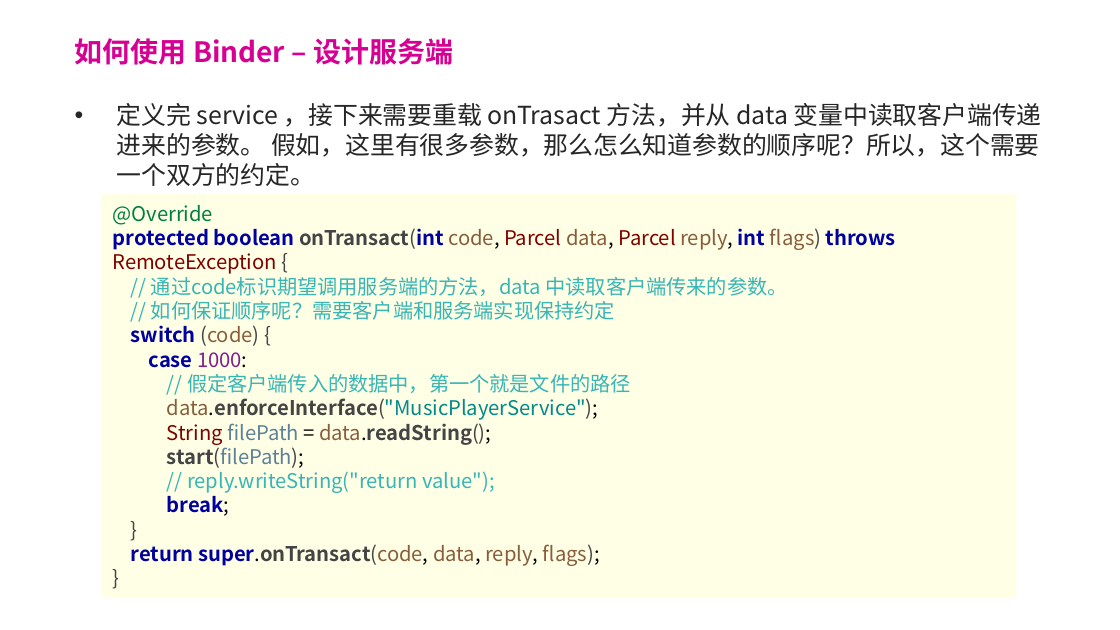
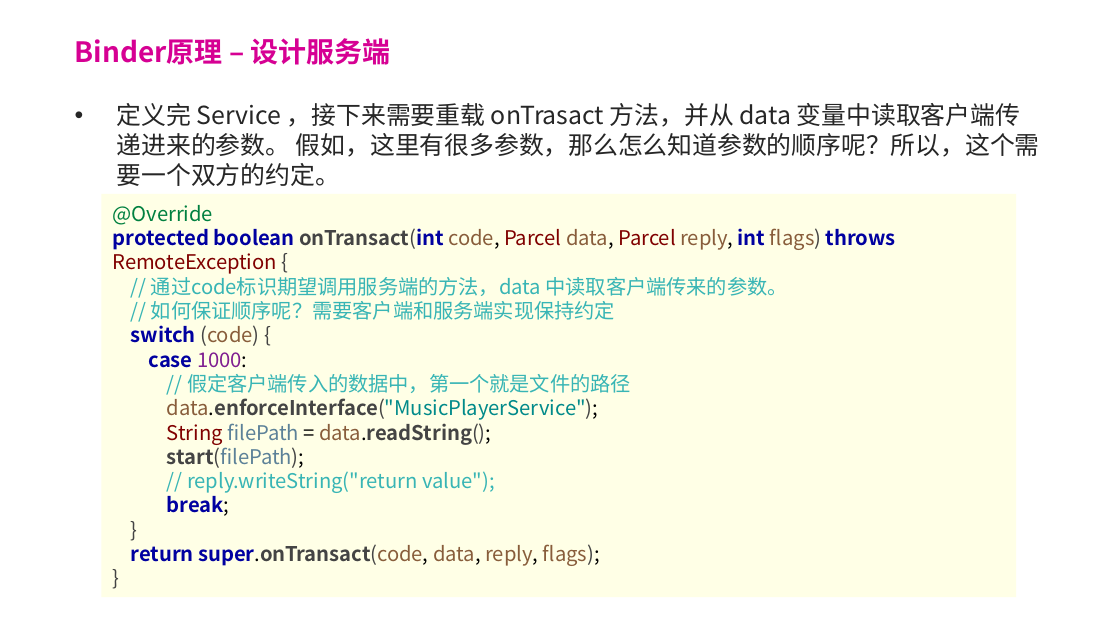
Before and after one commit to forsail/Study, a slide deck: slide 16 of notes/binder/binder简介.pptx (slide 15 before the commit). Drawn at 1120x630 pixels with LibreOffice and Linux fonts; fonts in the diff are those of the drawing; background and template pictures are left out. Boxes give left, top, right and bottom in pixels: in the first picture for what was removed or moved away, otherwise in the second. Text is boxed around its words. In the diff, an @@ line names an element or a change of style, - is before the commit and + after.

Commit message:
[binder] 完成ppt

```diff
--- a/notes/binder/binder简介.pptx
+++ b/notes/binder/binder简介.pptx
@@ title at [75, 38, 391, 65]: text changed @@
-如何使用 Binder – 设计服务端
+Binder原理 – 设计服务端
@@ text at [117, 103, 1040, 186]: text changed @@
-• 定义完 service ，接下来需要重载 onTrasact 方法，并从 data 变量中读取客户端传递进来的参数。 假如，这里有很多参数，那么怎么知道参数的顺序呢？所以，这个需要一个双方的约定。
+• 定义完 Service ，接下来需要重载 onTrasact 方法，并从 data 变量中读取客户端传递进来的参数。 假如，这里有很多参数，那么怎么知道参数的顺序呢？所以，这个需要一个双方的约定。
```
Also in this commit, not shown: 15 other slides changed, 2 slides added.
